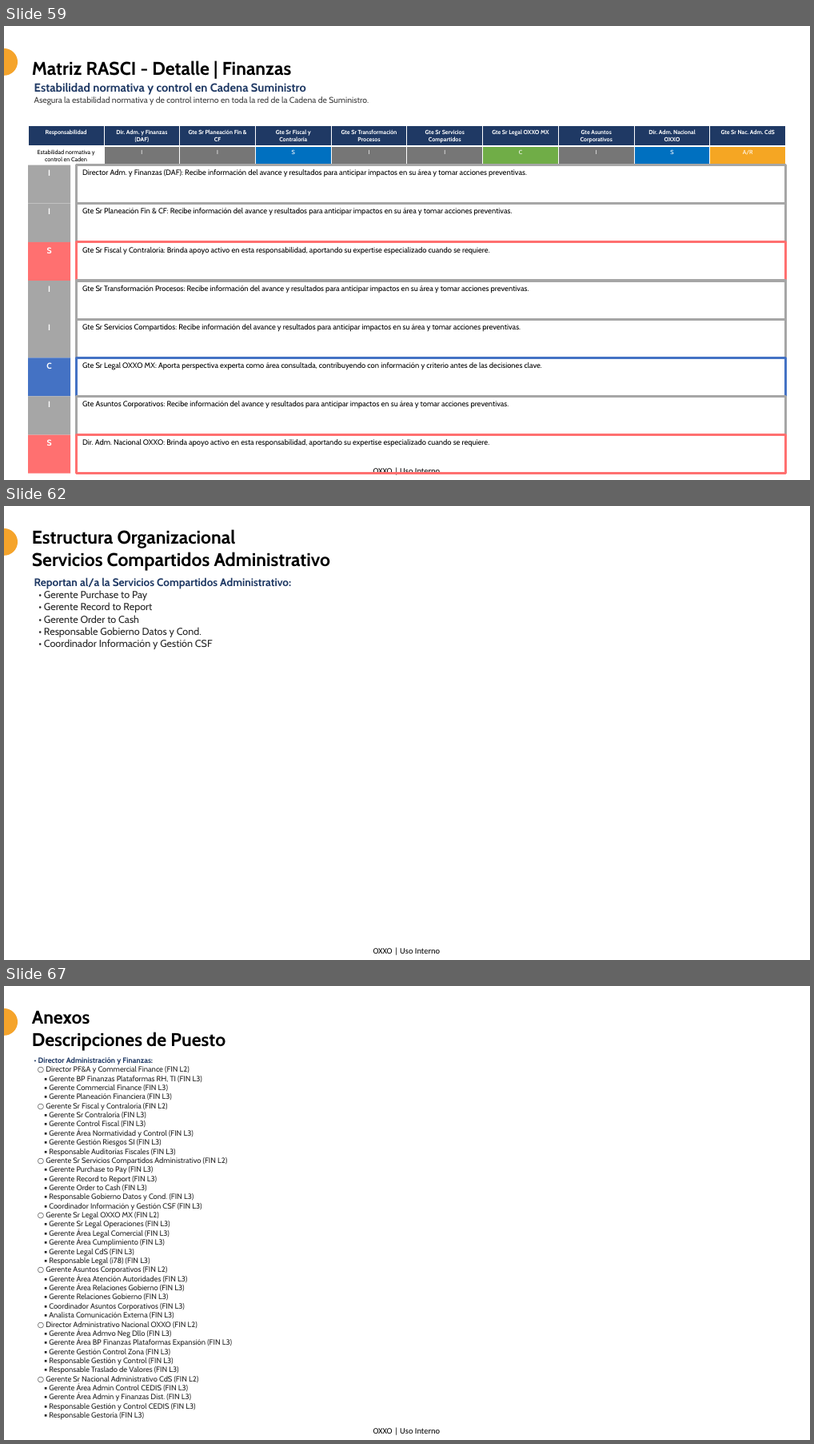
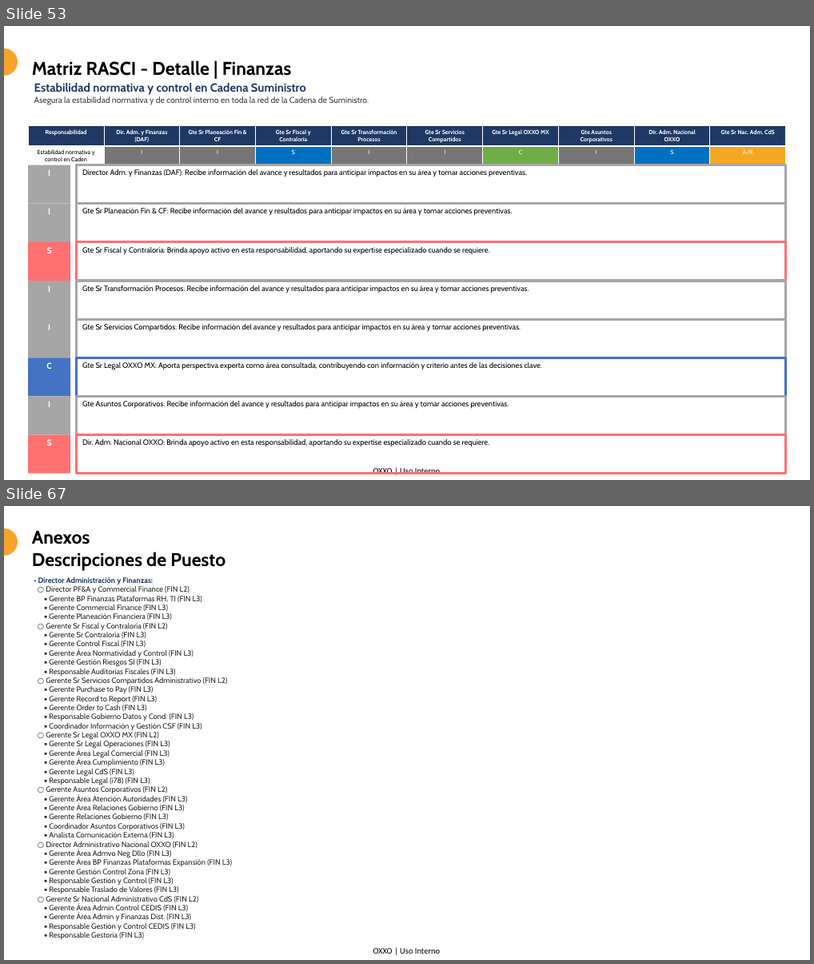
Before and after one commit to Rojast-AI/oxxo, a slide deck: Finanzas/Playbook/Finanzas Playbook.pptx. Shown one above the other, each under a label of ours: slides 59, 62 and 67 before the commit, slides 53 and 67 after it; the slides between them are not shown. The pictures are 814x1444 and 814x964 pixels, drawn with LibreOffice and Linux fonts; fonts in the diff are those of the drawing; background and template pictures are left out. Boxes give left, top, right and bottom in pixels: in the first picture for what was removed or moved away, otherwise in the second. Text is boxed around its words. In the diff, an @@ line names an element or a change of style, - is before the commit and + after.

```diff
--- a/Finanzas/Playbook/Finanzas Playbook.pptx
+++ b/Finanzas/Playbook/Finanzas Playbook.pptx
@@ slide 62 removed at <box>4,506,810,960</box>, background #FFFFFF; not listed: 2 template elements that a slide beside it also shows @@
@@ title removed at <box>32,529,330,571</box> @@
-Estructura Organizacional
-Servicios Compartidos Administrativo
@@ text removed at <box>34,577,291,649</box> @@
-Reportan al/a la Servicios Compartidos Administrativo:
-• Gerente Purchase to Pay
-• Gerente Record to Report
-• Gerente Order to Cash
-• Responsable Gobierno Datos y Cond.
-• Coordinador Información y Gestión CSF
@@ what was slide 59 is now slide 53 @@
```
Also in this commit, not shown: 7 slides changed, 7 slides added, 6 other slides removed, 1 other file.
